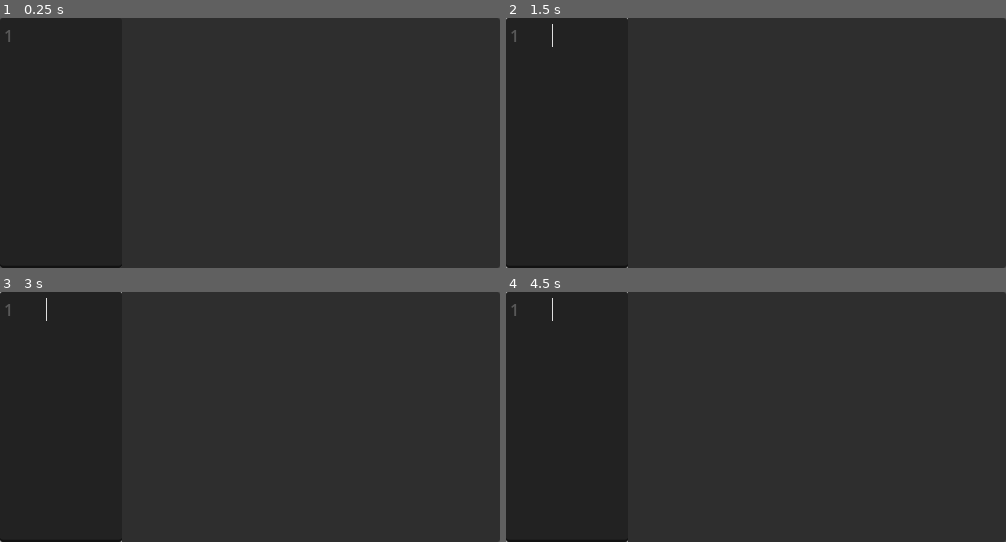
Above: before the commit, frames 1-4 (two rows, left to right).
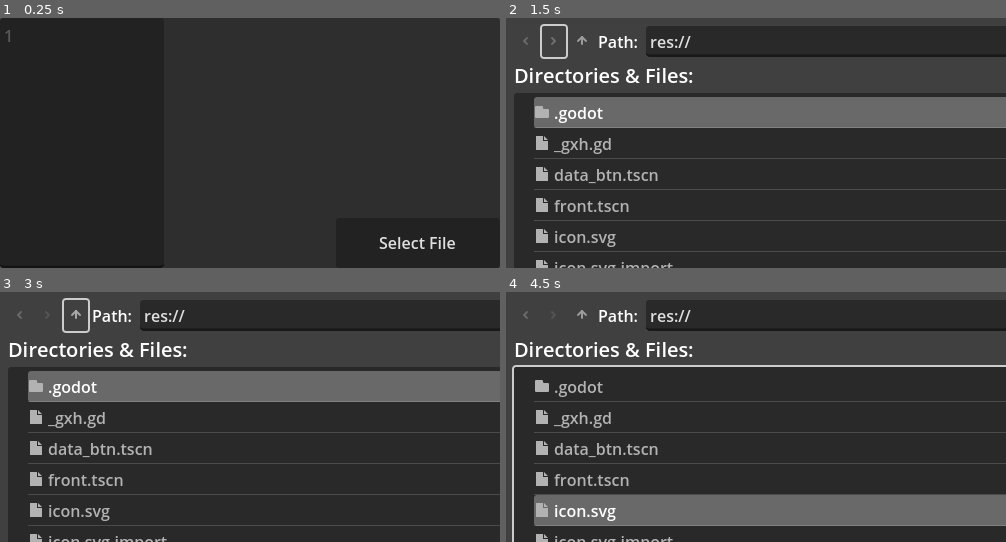
Above: after the commit, the same moments.

Repository: Rliop913/LocalConnect
Game: Godot game, scene res://front.tscn
Same seed, same stepped clock (60 frames per second), same inputs: the game is played once before the commit and once after it. The project has no main scene, so this scene is started directly.
Inputs (mouse positions are in pixels of both pictures, inside the frame that each line leads up to):
- Up to frame 1 (0.25 s): no input
- Up to frame 2 (1.5 s): click (926, 243) at 0.5 s, where only the run after the commit has a clickable "Select File"; click (556, 40) at 1.27 s
- Up to frame 3 (3 s): click (50, 314) at 2.02 s; click (75, 314) at 2.77 s
- Up to frame 4 (4.5 s): click (581, 314) at 3.52 s; click (926, 517) at 4.25 s, where only the run after the commit has a clickable "Select File"

The runs differ from the first frame. In frame 1, 0.4% of the frame differs, in the area x 24-91%, y 87-100%; in frame 2, 24%; in frame 3, 24%; in frame 4, 25%, in the area x 0-100%, y 0-100%.

Commit message:
frontend update

Diff:
--- /dev/null
+++ b/data_btn.tscn
@@ -0,0 +1,30 @@
+[gd_scene load_steps=2 format=3 uid="uid://bts8fyi6gthgw"]
+
+[sub_resource type="GDScript" id="GDScript_b7tee"]
+script/source = "extends Button
+var innerData:String = \"\"
+
+# Called when the node enters the scene tree for the first time.
+func _ready() -> void:
+	pass # Replace with function body.
+
+func SetData(title:String, data:String) -> void:
+	text = title
+	innerData = data
+
+
+func _on_button_down() -> void:
+	$\"../\".SetData(innerData)
+"
+
+[node name="DataBTN" type="Button"]
+custom_minimum_size = Vector2(150, 50)
+anchors_preset = 15
+anchor_right = 1.0
+anchor_bottom = 1.0
+grow_horizontal = 2
+grow_vertical = 2
+size_flags_horizontal = 3
+script = SubResource("GDScript_b7tee")
+
+[connection signal="button_down" from="." to="." method="_on_button_down"]
--- a/front.tscn
+++ b/front.tscn
@@ -1,4 +1,127 @@
-[gd_scene format=3 uid="uid://dsec3oj76x34l"]
+[gd_scene load_steps=6 format=3 uid="uid://dsec3oj76x34l"]
+
+[sub_resource type="GDScript" id="GDScript_7b4sd"]
+script/source = "extends Control
+
+var DB
+
+
+# Called when the node enters the scene tree for the first time.
+func _ready() -> void:
+	#ShowUserList()
+	pass
+func ShowUserList():
+	$Window.when_pop()
+	$Window.show()
+"
+
+[sub_resource type="GDScript" id="GDScript_uekkd"]
+script/source = "extends VBoxContainer
+
+
+# Called when the node enters the scene tree for the first time.
+func _ready() -> void:
+	pass # Replace with function body.
+
+
+# Called every frame. 'delta' is the elapsed time since the previous frame.
+func _process(delta: float) -> void:
+	pass
+
+
+func _on_open_file_btn_button_down() -> void:
+	$\"../../../FileDialog\".show()
+"
+
+[sub_resource type="GDScript" id="GDScript_xncio"]
+script/source = "extends VBoxContainer
+const BTN := preload(\"res://data_btn.tscn\")
+
+# Called when the node enters the scene tree for the first time.
+func _ready() -> void:
+	pass # Replace with function body.
+
+
+# Called every frame. 'delta' is the elapsed time since the previous frame.
+func _process(delta: float) -> void:
+	pass
+
+func Flush():
+	for i in get_children():
+		i.queue_free()
+
+
+func FillData(title:String, msg:String):
+	var data = BTN.instantiate()
+	data.SetData(title, msg)
+	add_child(data)
+
+func SetData(data:String):
+	print(data)
+	pass
+
+
+
+func _on_file_dialog_file_selected(path: String) -> void:
+	var gpath = ProjectSettings.globalize_path(path)
+	FillData(path.get_file().get_basename(), gpath)
+
+"
+
+[sub_resource type="GDScript" id="GDScript_h5p6x"]
+script/source = "extends Window
+
+
+# Called when the node enters the scene tree for the first time.
+func _ready() -> void:
+	pass # Replace with function body.
+
+
+# Called every frame. 'delta' is the elapsed time since the previous frame.
+func _process(delta: float) -> void:
+	pass
+
+func get_user_list() -> Array:
+	var arr:Array
+	arr.push_back(\"temp\")
+	return arr
+
+func when_pop():
+	$UI/UserScroll/LIST.Flush()
+	var usrs = get_user_list()
+	for i in usrs:
+		$UI/UserScroll/LIST.FillData(i, i)
+
+"
+
+[sub_resource type="GDScript" id="GDScript_xpgvt"]
+script/source = "extends VBoxContainer
+
+const BTN := preload(\"res://data_btn.tscn\")
+
+# Called when the node enters the scene tree for the first time.
+func _ready() -> void:
+	pass # Replace with function body.
+
+
+# Called every frame. 'delta' is the elapsed time since the previous frame.
+func _process(delta: float) -> void:
+	pass
+
+func Flush():
+	for i in get_children():
+		i.queue_free()
+
+
+func FillData(title:String, msg:String):
+	var data = BTN.instantiate()
+	data.SetData(title, msg)
+	add_child(data)
+
+func SetData(data:String):
+	print(data)
+	pass
+"
 
 [node name="Front" type="Control"]
 layout_mode = 3
@@ -8,6 +131,7 @@
 grow_horizontal = 2
 grow_vertical = 2
 size_flags_horizontal = 3
+script = SubResource("GDScript_7b4sd")
 
 [node name="PanelContainer" type="PanelContainer" parent="."]
 layout_mode = 1
@@ -38,14 +162,69 @@
 layout_mode = 2
 size_flags_horizontal = 3
 
-[node name="ShareList" type="ScrollContainer" parent="PanelContainer/HBoxContainer"]
-layout_mode = 2
-size_flags_horizontal = 3
-
-[node name="TEMP SHARED" type="Panel" parent="PanelContainer/HBoxContainer/ShareList"]
-layout_mode = 2
-size_flags_horizontal = 3
-
-[node name="CTRLS" type="VBoxContainer" parent="PanelContainer/HBoxContainer"]
-layout_mode = 2
-size_flags_horizontal = 3
+[node name="SharedFiles" type="VBoxContainer" parent="PanelContainer/HBoxContainer"]
+layout_mode = 2
+size_flags_horizontal = 3
+script = SubResource("GDScript_uekkd")
+
+[node name="ListScroll" type="ScrollContainer" parent="PanelContainer/HBoxContainer/SharedFiles"]
+layout_mode = 2
+size_flags_horizontal = 3
+size_flags_vertical = 3
+
+[node name="List" type="VBoxContainer" parent="PanelContainer/HBoxContainer/SharedFiles/ListScroll"]
+layout_mode = 2
+size_flags_horizontal = 3
+size_flags_vertical = 3
+script = SubResource("GDScript_xncio")
+
+[node name="OpenFileBTN" type="Button" parent="PanelContainer/HBoxContainer/SharedFiles"]
+custom_minimum_size = Vector2(0, 50)
+layout_mode = 2
+size_flags_horizontal = 3
+text = "Select File"
+
+[node name="FileDialog" type="FileDialog" parent="."]
+title = "Open a File or Directory"
+ok_button_text = "Open"
+file_mode = 3
+show_hidden_files = true
+use_native_dialog = true
+
+[node name="Window" type="Window" parent="."]
+disable_3d = true
+transparent_bg = true
+title = "Send To"
+initial_position = 4
+size = Vector2i(400, 800)
+visible = false
+always_on_top = true
+popup_window = true
+script = SubResource("GDScript_h5p6x")
+
+[node name="UI" type="Control" parent="Window"]
+layout_mode = 3
+anchors_preset = 15
+anchor_right = 1.0
+anchor_bottom = 1.0
+grow_horizontal = 2
+grow_vertical = 2
+size_flags_horizontal = 3
+size_flags_vertical = 3
+
+[node name="UserScroll" type="ScrollContainer" parent="Window/UI"]
+layout_mode = 1
+anchors_preset = 15
+anchor_right = 1.0
+anchor_bottom = 1.0
+grow_horizontal = 2
+grow_vertical = 2
+
+[node name="LIST" type="VBoxContainer" parent="Window/UI/UserScroll"]
+layout_mode = 2
+size_flags_horizontal = 3
+size_flags_vertical = 3
+script = SubResource("GDScript_xpgvt")
+
+[connection signal="button_down" from="PanelContainer/HBoxContainer/SharedFiles/OpenFileBTN" to="PanelContainer/HBoxContainer/SharedFiles" method="_on_open_file_btn_button_down"]
+[connection signal="file_selected" from="FileDialog" to="PanelContainer/HBoxContainer/SharedFiles/ListScroll/List" method="_on_file_dialog_file_selected"]
--- a/project.godot
+++ b/project.godot
@@ -18,3 +18,4 @@
 
 window/size/viewport_width=500
 window/size/viewport_height=250
+window/subwindows/embed_subwindows=false
Not shown, added: backend/README.md
Not shown, added: backend/clisp-back.asd
Not shown, added: backend/clisp-back.lisp
Not shown, added: backend/package.lisp
